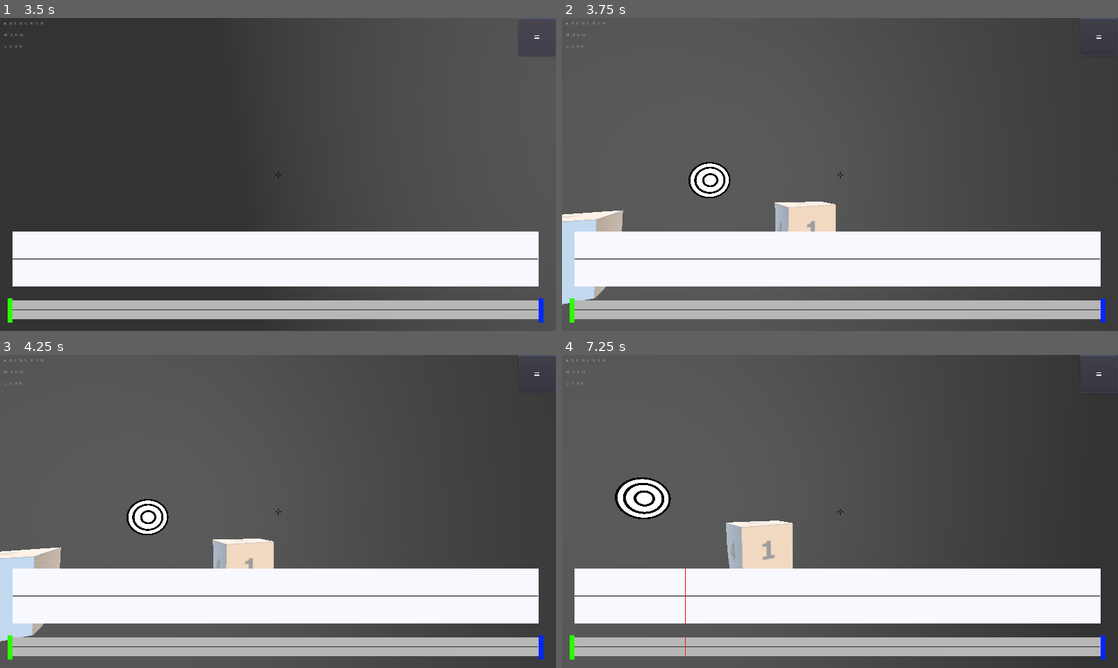
Above: before the commit, frames 1-4 (two rows, left to right).
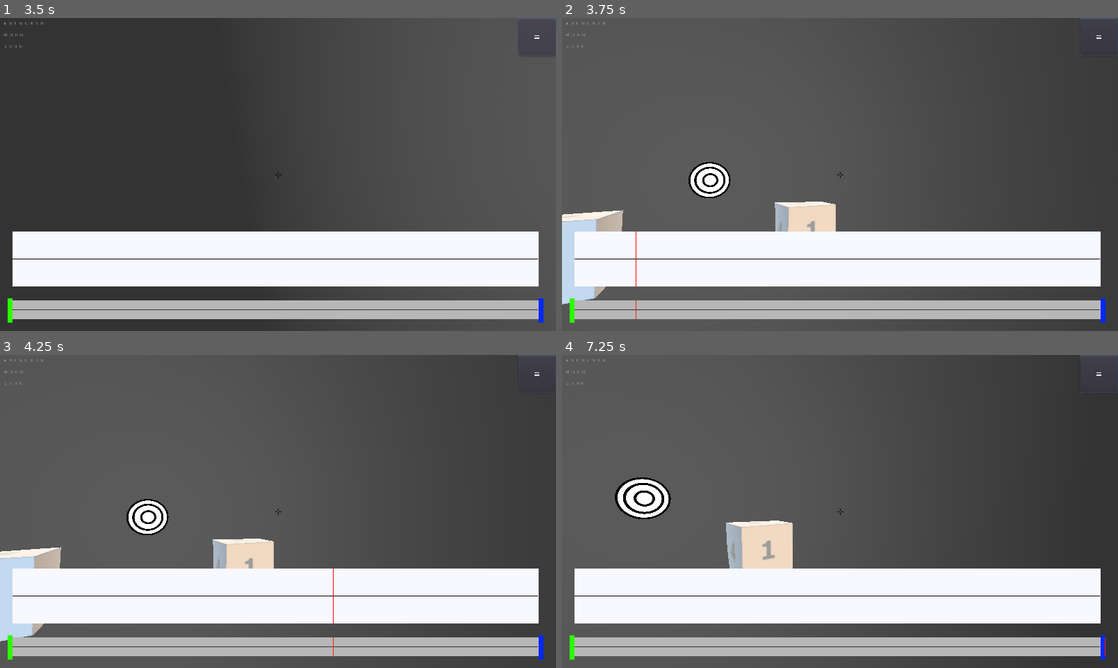
Above: after the commit, the same moments.

Repository: dsat4200/Gyroscope-Game-GD3
Game: Godot game, scene res://LevelEditor/LevelEditor.tscn
The game is run twice, just before and just after one commit, with the same random seed, the same clock (stepped at 60 frames per second) and the same inputs. Video files are missing from this copy of the repository; at most half a second of black plays in their place. Sound files missing from this copy of the repository are replaced by a short silence.
Inputs (mouse positions are in pixels of both pictures, inside the frame that each line leads up to):
- Up to frame 1 (3.5 s): click "=" at 0.5 s; click "Re-Center" at 1.25 s; click "drag_input" at 2 s; click "X" at 2.75 s
- Up to frame 2 (3.75 s): tap Enter at 3.5 s; move the mouse to (867, 174) at 3.52 s; hold Up from 3.53 s (still down); right-click (867, 174) at 3.6 s
- Up to frame 3 (4.25 s): keep holding Up
- Up to frame 4 (7.25 s): keep holding Up; tap Space at 4.25, 5.75 s; move the mouse to (812, 511) at 4.27 s; right-click (812, 511) at 4.35 s; tap Enter at 5, 6.5 s; move the mouse to (851, 505) at 5.02 s; right-click (851, 505) at 5.1 s; move the mouse to (834, 517) at 5.77 s; right-click (834, 517) at 5.85 s; move the mouse to (878, 514) at 6.52 s; right-click (878, 514) at 6.6 s

Frame 1 is identical in both runs. In frame 2, less than 0.1% of the frame differs, in the area x 13-14%, y 68-97%; in frame 3, less than 0.1%; in frame 4, less than 0.1%, in the area x 22-98%, y 68-97%.
Error before the commit: Attempt to call function 'zero_camera' in base 'null instance' on a null instance. (res://UI.gd:47)
Error after the commit: Attempt to call function 'move_child' in base 'null instance' on a null instance. (res://Sequencer/beat.gd:27)

Commit message:
added basic beat functionality

Diff:
--- a/godot source/Conductor/Conductor.gd
+++ b/godot source/Conductor/Conductor.gd
@@ -4,12 +4,22 @@
 export var measures := 4
 
 # Tracking the beat and song position
+export(NodePath) var beats_path
+onready var beats = get_node(beats_path).get_pure_beats()
+
 var song_position = 0.0
-var song_position_in_beats = 1
-var sec_per_beat = 60.0 / bpm
-var last_reported_beat = 0
+var song_position_in_beats = 0
+
+var next_beat_index = 0
+onready var next_beat_pos = beats[next_beat_index]
+
+onready var sec_per_beat = 60.0 / bpm
+var last_reported_beat_pos = 0.0
+var last_reported_beat_index = 0
+
 var beats_before_start = 0
 var measure = 1
+
 
 # Determining how close to the beat an event is
 var closest = 0
@@ -21,28 +31,42 @@
 
 #add function to show beats it calculated?z
 
+func _init():
+	print("INIT!")
+
 func _ready():
-	sec_per_beat = 60.0 / bpm
+	print("READY!")
+#	print("beats: "+String(beats))
+#	print("first beat at: "+String(next_beat_pos))
+#	next_beat_pos = beats[next_beat_index]
+
 
 
 func _physics_process(_delta):
 	if playing:
 		song_position = get_playback_position() + AudioServer.get_time_since_last_mix()
 		song_position -= AudioServer.get_output_latency()
-		song_position_in_beats = int(floor(song_position / sec_per_beat)) #+ beats_before_start
-		#print("song_pos: "+String(song_position)+". in beats: "+String(song_position_in_beats))
+		if(song_position >= next_beat_pos):
+			song_position_in_beats = next_beat_pos
+		#print("song_pos: "+String(song_position)+". in beats: "+String(song_position_in_beats)+" next_pos: "+String(next_beat_pos)+" at index"+String(next_beat_index))
 		_report_beat()
 
 
 func _report_beat():
-	if last_reported_beat < song_position_in_beats and song_position > 0:
+	#print("last beat:"+String(last_reported_beat)+", pos: "+String(song_position_in_beats))
+
+	if last_reported_beat_pos < song_position_in_beats and song_position > 0:
 		if measure > measures:
 			measure = 1
 		emit_signal("beat", song_position_in_beats)
 		emit_signal("measure", measure)
-		last_reported_beat = song_position_in_beats
-		measure += 1
-
+		last_reported_beat_pos = song_position_in_beats
+		if(next_beat_index < beats.size()-1):
+			next_beat_index+=1
+			next_beat_pos = beats[next_beat_index]
+			measure += 1
+			print("beat!"+String(song_position_in_beats))
+		else:(print("last beat!"))
 
 func play_with_beat_offset(num):
 	beats_before_start = num
--- a/godot source/LevelEditor/Beats.gd
+++ b/godot source/LevelEditor/Beats.gd
@@ -1 +1,42 @@
+tool
 extends Node
+class_name beats
+
+
+onready var current_beat = get_child(0)
+onready var beats
+
+export(NodePath) var conductor_path
+onready var conductor = get_node(conductor_path)
+onready var sec_per_beat = conductor.sec_per_beat
+
+signal beats_updated(beats)
+
+func _ready():
+	print("beat interval:"+String(sec_per_beat))
+
+func get_pure_beats() -> PoolRealArray:
+	var beat_positions : PoolRealArray = []
+	for N in get_children():
+		beat_positions.append_array(N.pos)
+	print("pure beats get: "+ String(beat_positions))
+	return beat_positions
+
+func get_beats() -> Array:
+	var beat_positions : Array = []
+	for N in get_children():
+		beat_positions.append(N.pos)
+	return beat_positions
+
+func _on_sequencer_add_beat(position):
+	#take position. if between beats, add new beat.
+	emit_signal("beats_updated", get_pure_beats())
+
+func find_order_to_place(pos):
+	pass
+
+func update_names():
+	for N in get_children():
+		N.name = "gloop"
+	for N in get_children():
+		N.name = "b_"+String(N.order)
--- a/godot source/LevelEditor/LevelEditor.gd
+++ b/godot source/LevelEditor/LevelEditor.gd
@@ -15,7 +15,7 @@
 	print("1")
 	conductor.stream = stream
 	sequencer.import_clip(stream)
-	conductor.play_with_beat_offset(8)
+	conductor.play_with_beat_offset(2)
 
 
 
--- a/godot source/LevelEditor/LevelEditor.tscn
+++ b/godot source/LevelEditor/LevelEditor.tscn
@@ -6,10 +6,43 @@
 [ext_resource path="res://Sequencer/Sequencer.tscn" type="PackedScene" id=4]
 [ext_resource path="res://LevelEditor/LevelEditor.gd" type="Script" id=5]
 [ext_resource path="res://LevelEditor/Beats.gd" type="Script" id=6]
+[ext_resource path="res://Sequencer/beat.gd" type="Script" id=7]
 
 [node name="LevelEditor" type="Spatial"]
 script = ExtResource( 5 )
 stream = ExtResource( 3 )
+
+[node name="Beats" type="Node" parent="."]
+script = ExtResource( 6 )
+conductor_path = NodePath("../Conductor")
+
+[node name="b_0" type="Node" parent="Beats"]
+script = ExtResource( 7 )
+pos = PoolRealArray( 20.8, 29.9 )
+
+[node name="b_1" type="Node" parent="Beats"]
+script = ExtResource( 7 )
+order = 1
+regularly_spaced = false
+pos = PoolRealArray( 12.2, 14.8, 16.9 )
+
+[node name="b_2" type="Node" parent="Beats"]
+script = ExtResource( 7 )
+type = 1
+order = 2
+regularly_spaced = false
+pos = PoolRealArray( 8 )
+
+[node name="b_3" type="Node" parent="Beats"]
+script = ExtResource( 7 )
+order = 3
+regularly_spaced = false
+pos = PoolRealArray( 1, 3.2, 5, 7 )
+
+[node name="b_4" type="Node" parent="Beats"]
+script = ExtResource( 7 )
+order = 4
+regularly_spaced = false
 
 [node name="3d_view" parent="." instance=ExtResource( 2 )]
 
@@ -30,10 +63,9 @@
 
 [node name="Conductor" parent="." instance=ExtResource( 1 )]
 bpm = 88
+beats_path = NodePath("../Beats")
 
-[node name="Beats" type="Node" parent="."]
-script = ExtResource( 6 )
-
+[connection signal="add_beat" from="sequencer" to="Beats" method="_on_sequencer_add_beat"]
 [connection signal="beat" from="Conductor" to="sequencer" method="_on_Conductor_beat"]
 [connection signal="start" from="Conductor" to="3d_view" method="_on_Conductor_start"]
 [connection signal="start" from="Conductor" to="sequencer" method="_on_Conductor_start"]
--- a/godot source/Sequencer/ClipScroller.gd
+++ b/godot source/Sequencer/ClipScroller.gd
@@ -18,6 +18,9 @@
 
 var playing = false
 var mix_rate = 44100
+
+signal add_beat(position)
+
 
 
 func _set_timeScale(x):
@@ -84,6 +87,8 @@
 		play_from_timecode(pixelsToTime(hoverNode.rect_position.x))
 		#replace with signal to stop?
 		#replace with signal to play
+	if Input.is_action_just_pressed("ui_right_click") and (hover or hover_nav):
+		emit_signal("add_beat", pixelsToTime(hoverNode.rect_position.x))
 
 func play_from_timecode(pos):
 	conductor.play_from_timecode(pos)
--- a/godot source/Sequencer/Sequencer.gd
+++ b/godot source/Sequencer/Sequencer.gd
@@ -7,7 +7,9 @@
 onready var conductor = get_node(conductor_path)
 export(NodePath) var remote_transform_path
 
+
 signal beat(position)
+signal add_beat(position)
 
 	#clip = conductor.stream
 
@@ -51,3 +53,7 @@
 
 func _on_Conductor_start():
 	play()
+
+
+func _on_ClipScroller_add_beat(position):
+	emit_signal("add_beat",position)
--- a/godot source/Sequencer/Sequencer.tscn
+++ b/godot source/Sequencer/Sequencer.tscn
@@ -138,7 +138,7 @@
 margin_bottom = 40.0
 mouse_filter = 2
 
-[node name="small" type="ColorRect" parent="ClipScroller/ClipContainer/beats"]
+[node name="b_0" type="ColorRect" parent="ClipScroller/ClipContainer/beats"]
 margin_right = 1.0
 margin_bottom = 64.0
 rect_pivot_offset = Vector2( 0.5, 0 )
@@ -146,7 +146,7 @@
 color = Color( 0, 0, 0, 1 )
 script = ExtResource( 5 )
 
-[node name="num" type="Label" parent="ClipScroller/ClipContainer/beats/small"]
+[node name="num" type="Label" parent="ClipScroller/ClipContainer/beats/b_0"]
 margin_right = 24.0
 margin_bottom = 52.0
 rect_scale = Vector2( 0.5, 0.5 )
@@ -158,9 +158,9 @@
 custom_constants/shadow_as_outline = 2
 text = "0"
 
-[node name="col" type="StaticBody2D" parent="ClipScroller/ClipContainer/beats/small"]
+[node name="col" type="StaticBody2D" parent="ClipScroller/ClipContainer/beats/b_0"]
 
-[node name="shape" type="CollisionShape2D" parent="ClipScroller/ClipContainer/beats/small/col"]
+[node name="shape" type="CollisionShape2D" parent="ClipScroller/ClipContainer/beats/b_0/col"]
 shape = SubResource( 2 )
 
 [node name="Line2D" type="Line2D" parent="."]
@@ -173,6 +173,7 @@
 points = PoolVector2Array( 0, 0, 0, 190 )
 default_color = Color( 1, 0, 0.796078, 1 )
 
+[connection signal="add_beat" from="ClipScroller" to="." method="_on_ClipScroller_add_beat"]
 [connection signal="mouse_entered" from="ClipScroller" to="ClipScroller" method="_on_ClipScroller_mouse_entered"]
 [connection signal="mouse_exited" from="ClipScroller" to="ClipScroller" method="_on_ClipScroller_mouse_exited"]
 [connection signal="item_rect_changed" from="ClipScroller/Prompter/card" to="ClipScroller" method="_on_card_item_rect_changed"]
--- a/godot source/Sequencer/Timeline.gd
+++ b/godot source/Sequencer/Timeline.gd
@@ -65,10 +65,10 @@
 
 func get_big_beat(i:int) -> Node2D: #dangerous stupid bitch of a method
 	#print("big beat: "+$BigBeats.get_child(i-1).name)
-	print("bbcount: "+String($BigBeats.get_child_count())+"index: "+String(i))
+	#print("bbcount: "+String($BigBeats.get_child_count())+"index: "+String(i))
 	var big = $BigBeats.get_child(i-1)
 	if(big == null):
-		print("FFFFUCK YOU STUPID BITCH! "+String($BigBeats.get_child_count())+", "+String(i))
+		#print("FFFFUCK YOU STUPID BITCH! "+String($BigBeats.get_child_count())+", "+String(i))
 		return null
 
 	else:
--- a/godot source/Sequencer/beat.gd
+++ b/godot source/Sequencer/beat.gd
@@ -1,10 +1,38 @@
-extends ColorRect
-var link
-var beat = 0
+tool
+extends Node
 
-func set(name, pos):
-	if name =="b_":
-		$num.set("theme_override_colors/font_color",Color(1.0,0.0,0.0,1.0))
-	name = name+String(pos)
-	$num.text = String(pos)
-	beat = pos
+class_name beat
+
+enum TYPE {ARRAY, SLIDE, SINGLE, GESTURE}
+
+export(TYPE) var type
+
+export var order : int = 0 setget _set_order, _get_order
+
+export(bool) var regularly_spaced = true
+
+export (PoolRealArray) var pos
+
+func add_pos(x):
+	if(regularly_spaced):
+		var size = pos.size
+		if(size == 0):
+			pos.append(x)
+		else:
+			pos.append(pos[size-1]+get_parent().sec_per_beat)
+		print("p added at:"+String(pos[size-1]))
+
+
+func _set_order(x): #do this with parent instead
+	get_parent().move_child(self, x)
+	order = get_index()
+	get_parent().update_names()
+
+
+#		print(self.name)
+
+
+		#update next name. if no next, dont.
+
+func _get_order():
+	return get_index()
--- a/godot source/origin.gd
+++ b/godot source/origin.gd
@@ -21,14 +21,14 @@
 		if not collided or collided.name != new_hover.name:
 			if hover:
 				hover.hover(false)
-				print("no longer hovering over " + hover.name)
+				#print("no longer hovering over " + hover.name)
 			hover = new_hover
 			collided = hover
-			print("hovering over " + hover.name)
+			#print("hovering over " + hover.name)
 			hover.hover(true)  # Added line to enable hover
 	elif hover:
 		hover.hover(false)
-		print("no longer hovering over " + hover.name)
+		#print("no longer hovering over " + hover.name)
 		hover = null
 		collided = null
 
--- a/godot source/project.godot
+++ b/godot source/project.godot
@@ -8,8 +8,20 @@
 
 config_version=4
 
-_global_script_classes=[  ]
+_global_script_classes=[ {
+"base": "Node",
+"class": "beat",
+"language": "GDScript",
+"path": "res://Sequencer/beat.gd"
+}, {
+"base": "Node",
+"class": "beats",
+"language": "GDScript",
+"path": "res://LevelEditor/Beats.gd"
+} ]
 _global_script_class_icons={
+"beat": "",
+"beats": ""
 }
 
 [application]
@@ -56,6 +68,11 @@
 "events": [ Object(InputEventKey,"resource_local_to_scene":false,"resource_name":"","device":0,"alt":false,"shift":false,"control":false,"meta":false,"command":false,"pressed":false,"scancode":0,"physical_scancode":16777237,"unicode":0,"echo":false,"script":null)
  ]
 }
+ui_right_click={
+"deadzone": 0.5,
+"events": [ Object(InputEventMouseButton,"resource_local_to_scene":false,"resource_name":"","device":0,"alt":false,"shift":false,"control":false,"meta":false,"command":false,"button_mask":0,"position":Vector2( 0, 0 ),"global_position":Vector2( 0, 0 ),"factor":1.0,"button_index":2,"pressed":false,"doubleclick":false,"script":null)
+ ]
+}
 
 [rendering]
 
Not shown: 1 places in godot source/LevelEditor/LevelEditor.tscn that only renumber resources
